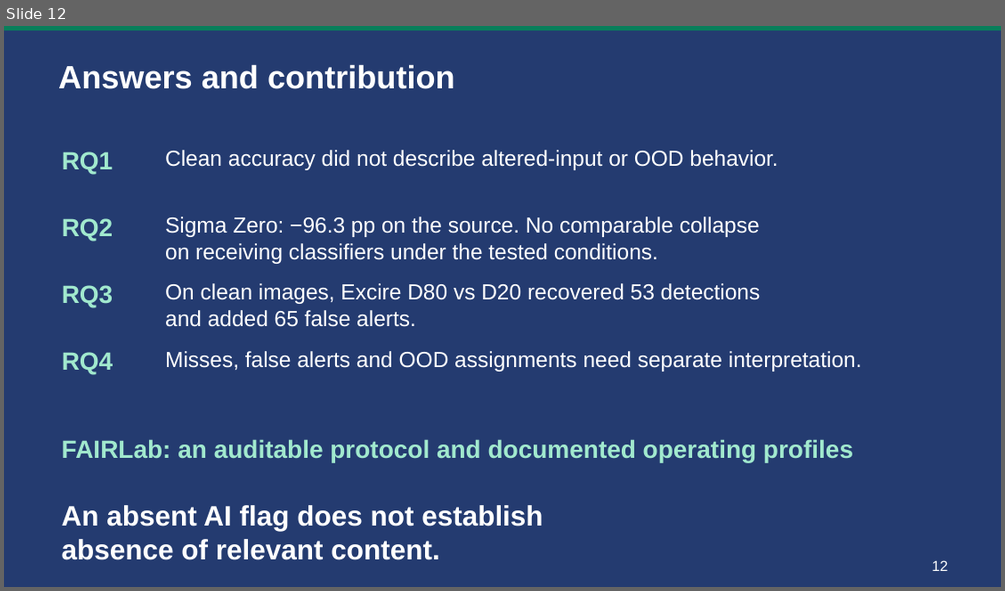
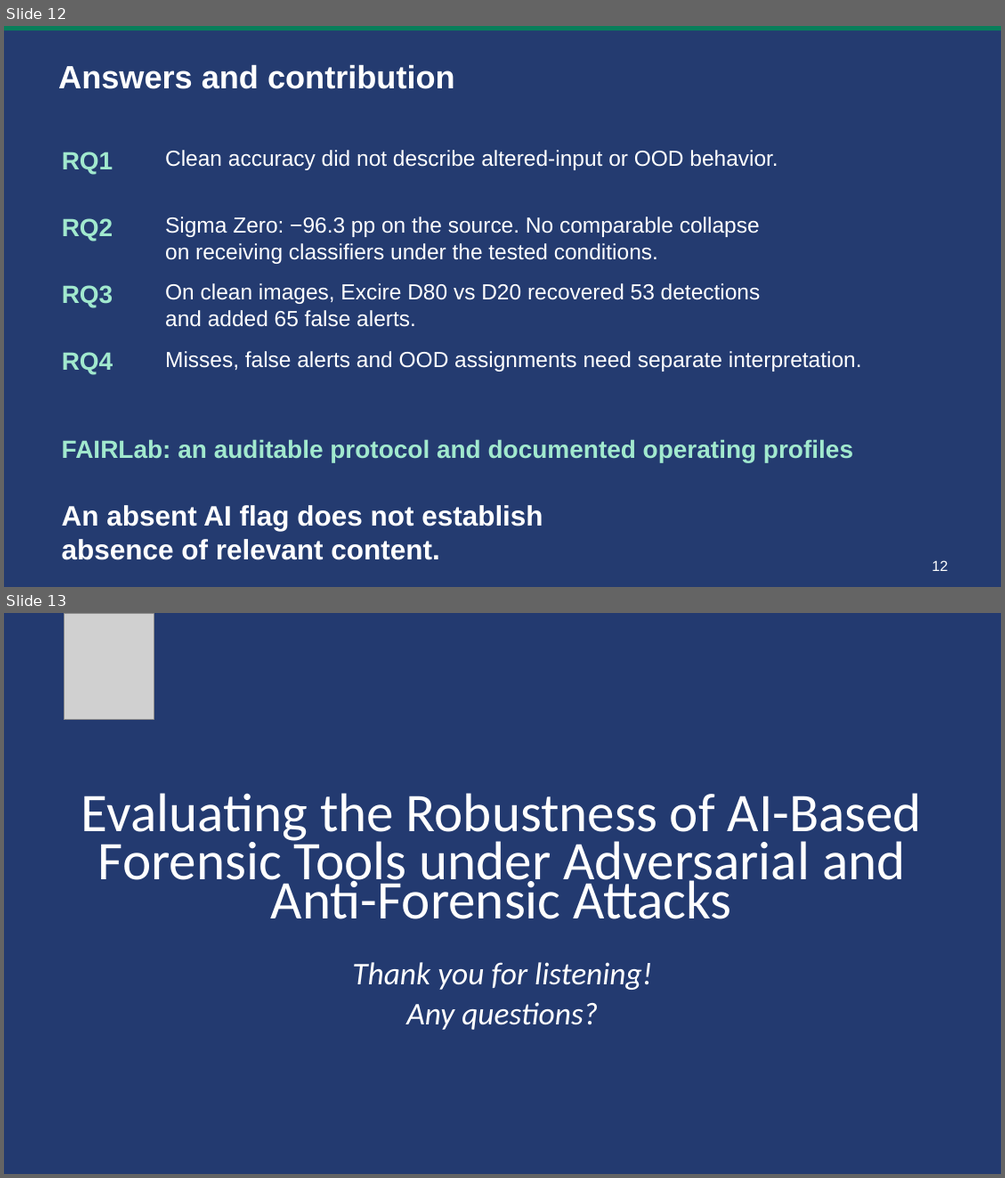
Before and after one commit to lmolinario/Molinario_Thesis_Defense_2026, a slide deck: Molinario_Thesis_Defense_2026.pptx. Shown one above the other, each under a label of ours: slide 12 before the commit, slides 12 and 13 after it. The pictures are 1005x591 and 1005x1178 pixels, drawn with LibreOffice and Linux fonts; fonts in the diff are those of the drawing; grey boxes stand for pictures. Boxes give left, top, right and bottom in pixels: in the first picture for what was removed or moved away, otherwise in the second. Text is boxed around its words. In the diff, an @@ line names an element or a change of style, - is before the commit and + after.

```diff
--- a/Molinario_Thesis_Defense_2026.pptx
+++ b/Molinario_Thesis_Defense_2026.pptx
@@ slide 13 added at bbox=[4, 613, 1001, 1174], background #FFFFFF @@
@@ rectangle added at bbox=[4, 613, 1001, 1174], fill #233A70 @@
@@ picture added at bbox=[64, 613, 154, 720] @@
@@ text added at bbox=[81, 793, 922, 844], 52.5 pt, text #FFFFFF @@
+Evaluating the Robustness of AI-Based
@@ text added at bbox=[98, 834, 905, 892], 52.5 pt, text #FFFFFF @@
+Forensic Tools under Adversarial and
@@ text added at bbox=[271, 874, 732, 919], 52.5 pt, text #FFFFFF @@
+Anti-Forensic Attacks
@@ text added at bbox=[352, 962, 652, 989], 30.4 pt, text #FFFFFF, italic @@
+Thank you for listening!
@@ text added at bbox=[406, 1002, 598, 1030], 30.4 pt, text #FFFFFF, italic @@
+Any questions?
```
Also in this commit, not shown: 2 other files.
